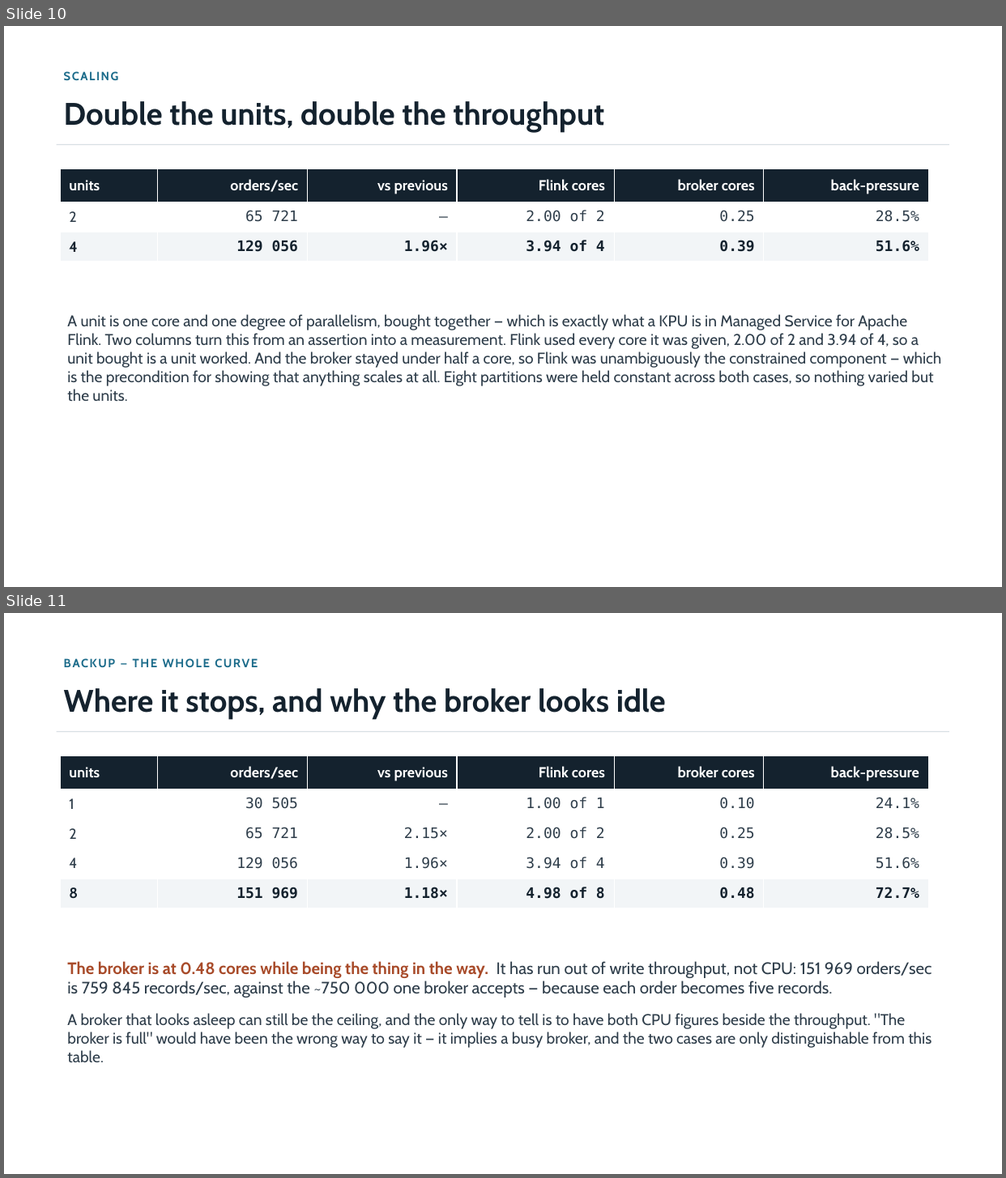
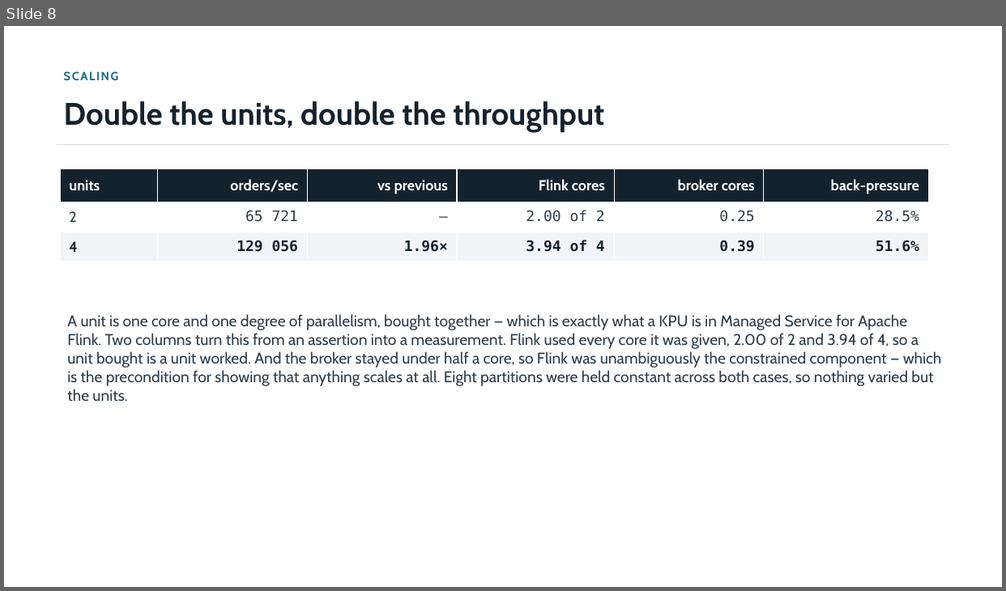
Before and after one commit to jimzucker/flink-training, a slide deck: docs/deck/final-demo-handout.pptx. Shown one above the other, each under a label of ours: slides 10 and 11 before the commit, slide 8 after it. The pictures are 1006x1178 and 1006x591 pixels, drawn with LibreOffice and Linux fonts; fonts in the diff are those of the drawing. Boxes give left, top, right and bottom in pixels: in the first picture for what was removed or moved away, otherwise in the second. Text is boxed around its words. In the diff, an @@ line names an element or a change of style, - is before the commit and + after.

```diff
--- a/docs/deck/final-demo-handout.pptx
+++ b/docs/deck/final-demo-handout.pptx
@@ slide 11 removed at box(4, 613, 1002, 1174), background #FFFFFF @@
@@ text removed at box(57, 652, 955, 675) @@
-BACKUP — THE WHOLE CURVE
@@ text removed at box(64, 688, 666, 719) @@
-Where it stops, and why the broker looks idle
@@ rectangle removed at box(57, 731, 949, 732) @@
@@ table removed at box(60, 756, 928, 909), 5 rows, 6 columns @@
-units | orders/sec | vs previous | Flink cores | broker cores | back-pressure
-1 | 30 505 | — | 1.00 of 1 | 0.10 | 24.1%
-2 | 65 721 | 2.15× | 2.00 of 2 | 0.25 | 28.5%
-4 | 129 056 | 1.96× | 3.94 of 4 | 0.39 | 51.6%
-8 | 151 969 | 1.18× | 4.98 of 8 | 0.48 | 72.7%
@@ text removed at box(67, 961, 932, 1063) @@
-The broker is at 0.48 cores while being the thing in the way. It has run out of write throughput, not CPU: 151 969 orders/sec is 759 845 records/sec, against the ~750 000 one broker accepts — because each order becomes five records.
-A broker that looks asleep can still be the ceiling, and the only way to tell is to have both CPU figures beside the throughput. "The broker is full" would have been the wrong way to say it — it implies a busy broker, and the two cases are only distinguishable from this table.
@@ what was slide 10 is now slide 8 @@
```
Also in this commit, not shown: 1 slide changed, 4 other slides removed, 7 other files.
